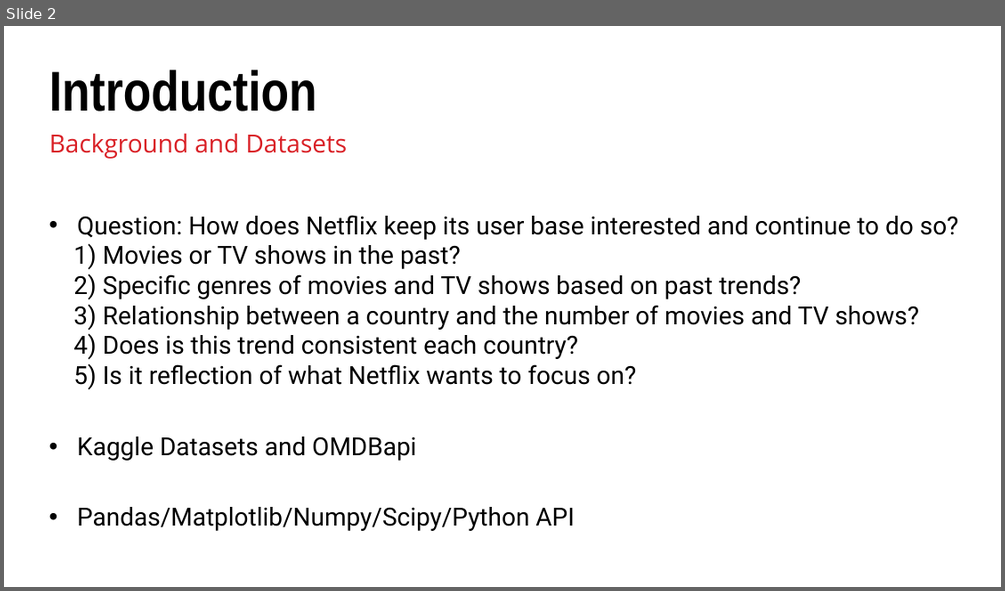
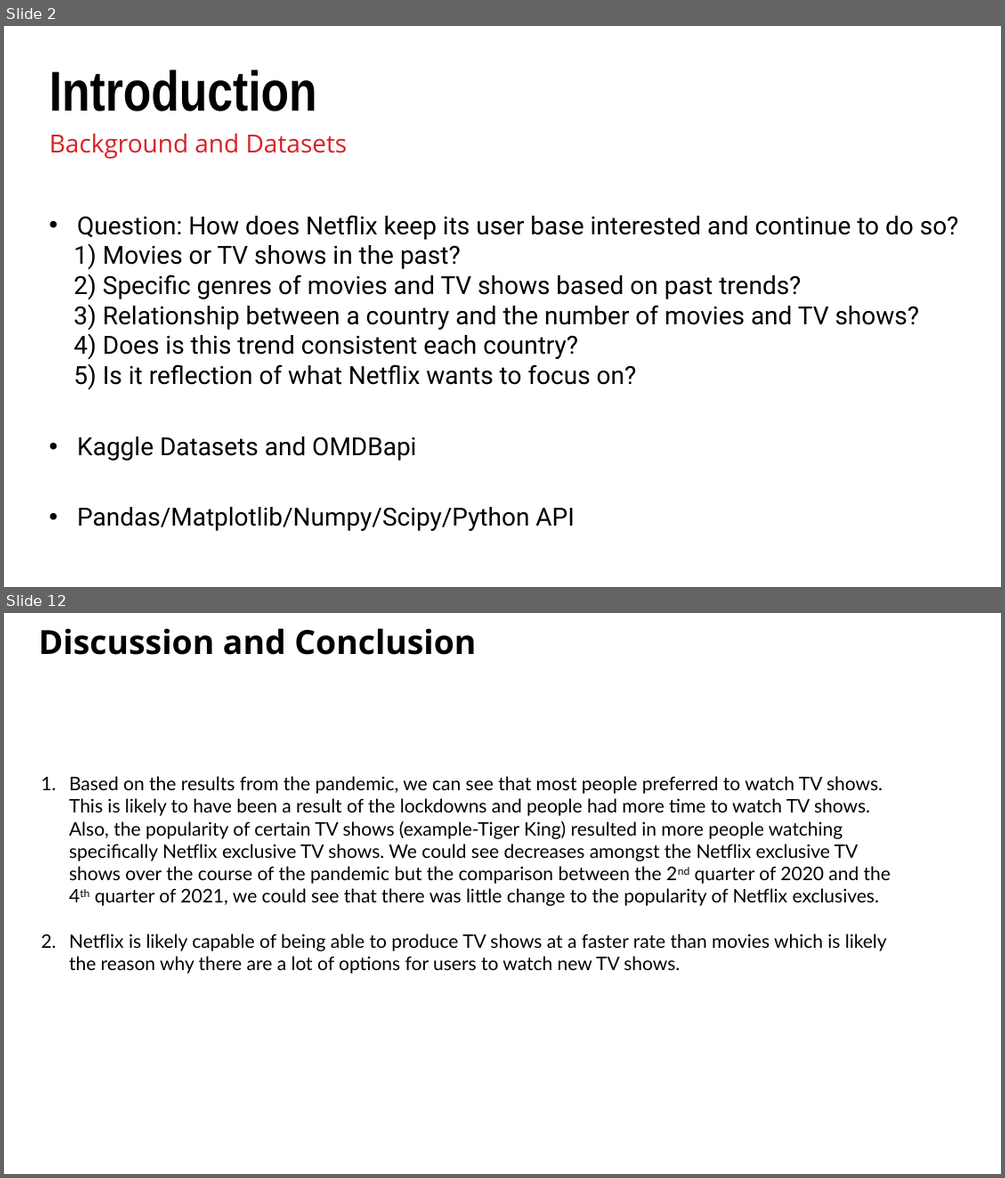
Before and after one commit to Costilrt/The-First-Project, a slide deck: TeamProjectPPT.pptx. Shown one above the other, each under a label of ours: slide 2 before the commit, slides 2 and 12 after it; the slides between them are not shown. The pictures are 1005x591 and 1005x1178 pixels, drawn with LibreOffice and Linux fonts; fonts in the diff are those of the drawing; background and template pictures are left out. Boxes give left, top, right and bottom in pixels: in the first picture for what was removed or moved away, otherwise in the second. Text is boxed around its words. In the diff, an @@ line names an element or a change of style, - is before the commit and + after.

```diff
--- a/TeamProjectPPT.pptx
+++ b/TeamProjectPPT.pptx
@@ slide 12 added at (4,613,1001,1174), background picture (left out) @@
@@ text added at (39,628,476,655), 32 pt, text #000000, bold @@
+Discussion and Conclusion
@@ text added at (69,776,890,973), 18 pt, text #000000 @@
+1. Based on the results from the pandemic, we can see that most people preferred to watch TV shows. This is likely to have been a result of the lockdowns and people had more time to watch TV shows. Also, the popularity of certain TV shows (example-Tiger King) resulted in more people watching specifically Netflix exclusive TV shows. We could see decreases amongst the Netflix exclusive TV shows over the course of the pandemic but the comparison between the 2nd quarter of 2020 and the 4th quarter of 2021, we could see that there was little change to the popularity of Netflix exclusives.
+2. Netflix is likely capable of being able to produce TV shows at a faster rate than movies which is likely the reason why there are a lot of options for users to watch new TV shows.
```
Also in this commit, not shown: 3 slides changed, 11 other slides added, 1 slide removed.
